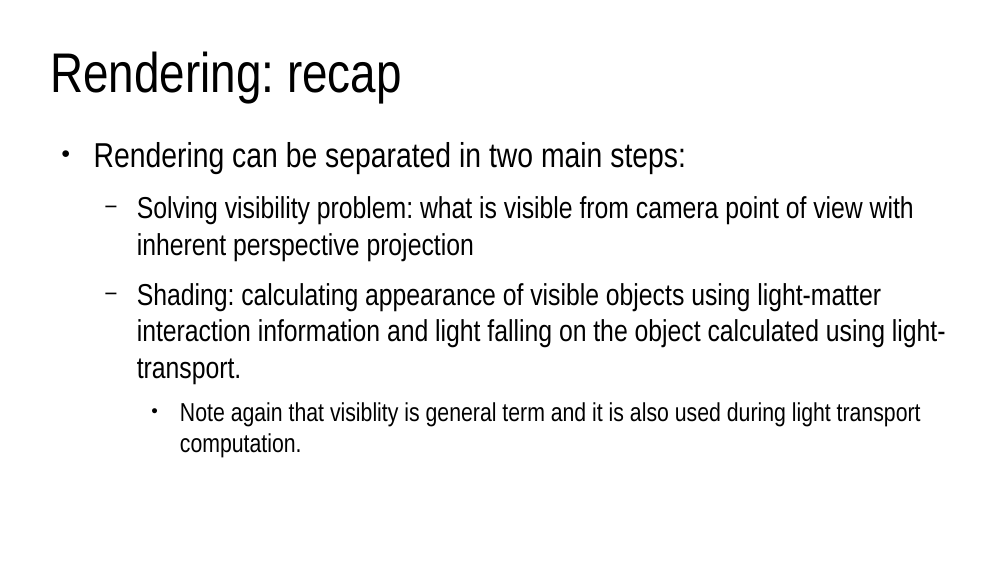
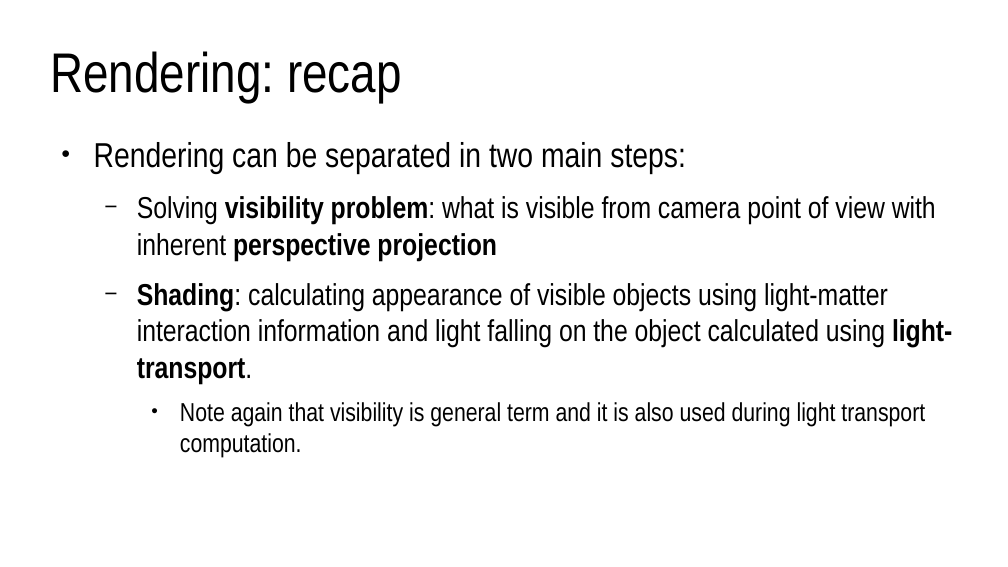
Before and after one commit to lorentzo/IntroductionToComputerGraphics, a slide deck: slide 38 of lectures/2_overview_computer_image_generation/computer_image_generation_overview.odp (slide 29 before the commit). Drawn at 1008x567 pixels with LibreOffice and Linux fonts; fonts in the diff are those of the drawing. Boxes give left, top, right and bottom in pixels: in the first picture for what was removed or moved away, otherwise in the second. Text is boxed around its words. In the diff, an @@ line names an element or a change of style, - is before the commit and + after.

```diff
--- a/lectures/2_overview_computer_image_generation/computer_image_generation_overview.odp
+++ b/lectures/2_overview_computer_image_generation/computer_image_generation_overview.odp
@@ text at (137, 196, 952, 383): bold on in "visibility problem: perspective projection", "Shading: light-transport." @@
@@ text at (180, 402, 925, 457): text changed @@
-    ● Note again that visiblity is general term and it is also used during light transport computation.
+    ● Note again that visibility is general term and it is also used during light transport computation.
```
Also in this commit, not shown: 15 other slides changed, 11 slides added, 10 other files.
